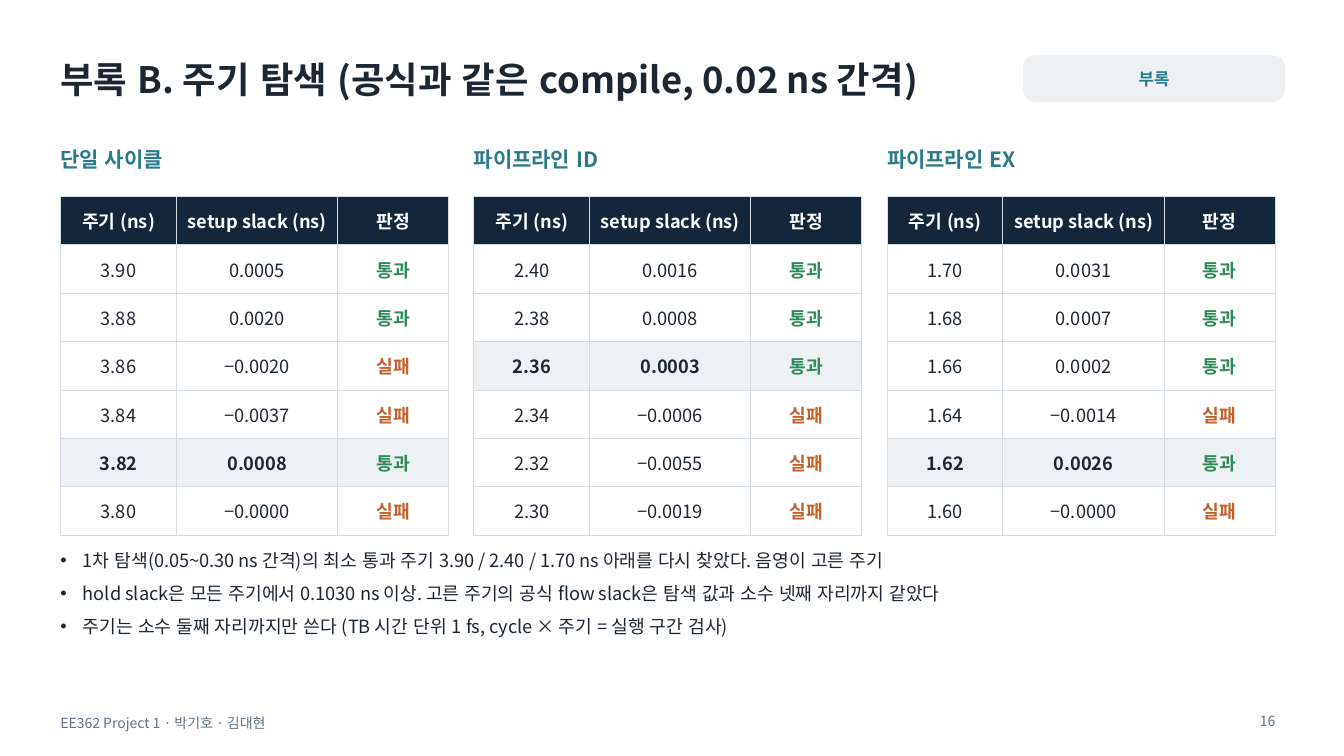
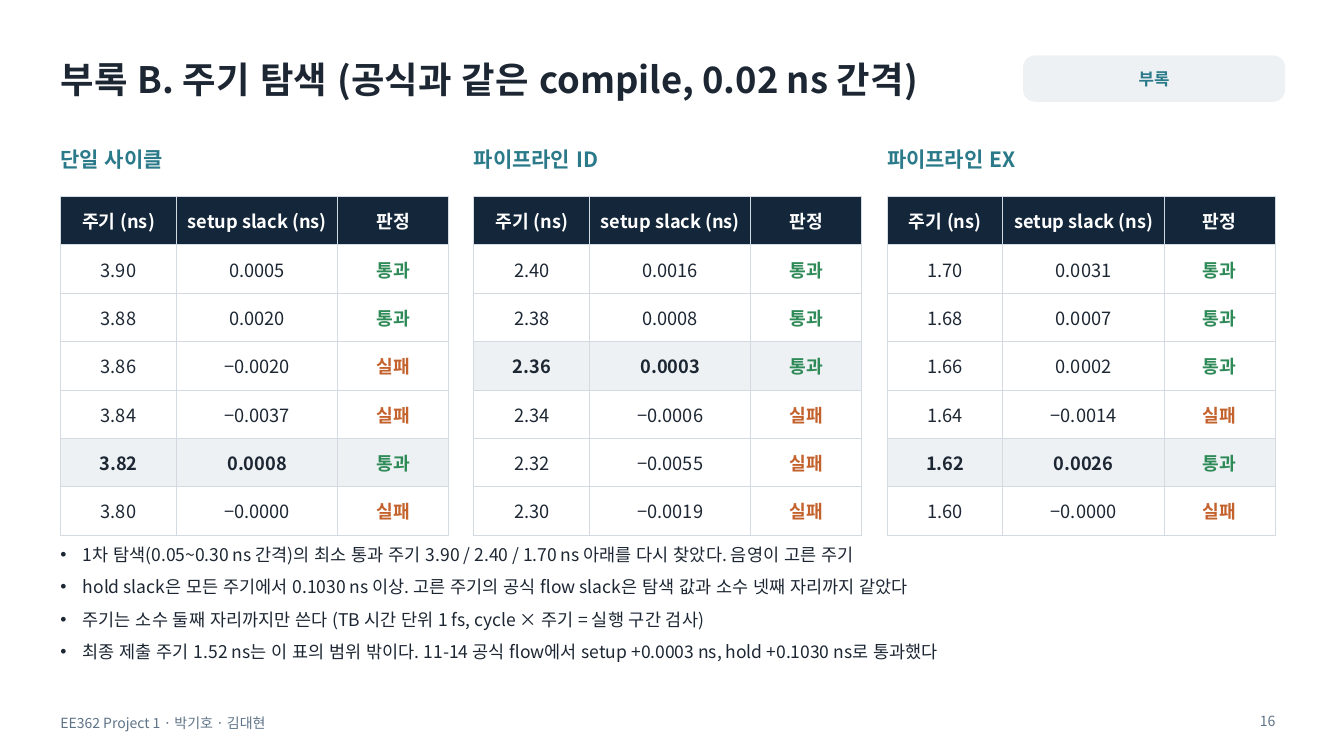
Before and after one commit to ttkpark/DICE_Project, a slide deck: slide 16 of Project_1/Project1_R1p7_Update_20261112/presentation/project1.pptx. Drawn at 1344x756 pixels with LibreOffice and Linux fonts; fonts in the diff are those of the drawing. Boxes give left, top, right and bottom in pixels: in the first picture for what was removed or moved away, otherwise in the second. Text is boxed around its words. In the diff, an @@ line names an element or a change of style, - is before the commit and + after.

```diff
--- a/Project_1/Project1_R1p7_Update_20261112/presentation/project1.pptx
+++ b/Project_1/Project1_R1p7_Update_20261112/presentation/project1.pptx
@@ text at (83,546,908,630): size 13 to 12.5 pt in "1차 탐색(0.05~0.30 ns 간격)의 최소 통과 주기 ...", "hold slack은 모든 주기에서 0.1030 ns 이상. ...", "주기는 소수 둘째 자리까지만 쓴다 (TB 시간 ..." @@
@@ text at (83,643,938,662): paragraph added @@
+• 최종 제출 주기 1.52 ns는 이 표의 범위 밖이다. 11-14 공식 flow에서 setup +0.0003 ns, hold +0.1030 ns로 통과했다
```
Also in this commit, not shown: 15 other slides changed, 6 other files.
